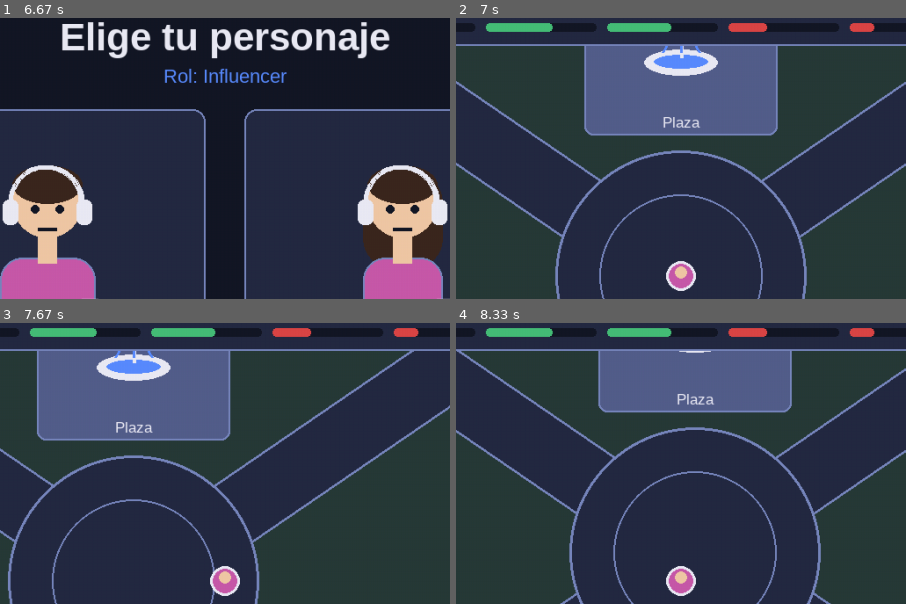
Above: before the commit, frames 1-4 (two rows, left to right).
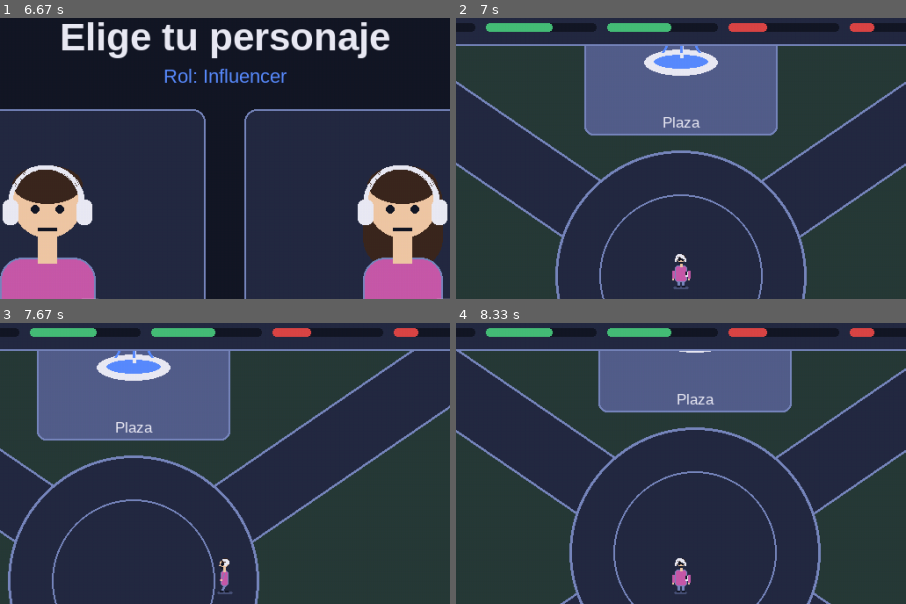
Above: after the commit, the same moments.

Repository: Jsvarela/POST-TRUTH
Game: pygame game, started from src/main.py
Two runs of this game, one before a commit and one after it. Both use one fixed random seed, a clock stepped at 60 frames per second and the inputs below.
Inputs (mouse positions are % of the whole screen's width and height, from its top left):
- Up to frame 1 (6.67 s): tap Enter at 0.33 s; hold D 0.67-1.13 s; move the mouse to (82, 47) at 0.7 s; hold W 1.17-1.47 s; hold A 2-2.53 s; hold S 2.57-2.87 s; hold W 3.33-3.7 s; hold D 3.73-4.37 s; hold S 4.4-4.77 s; hold A 4.8-5.27 s; hold D 5.3-5.77 s; hold W 5.8-6.1 s; tap Esc at 6.13 s; click "3. Influencer" at 6.52 s
- Up to frame 2 (7 s): tap 1 at 6.8 s
- Up to frame 3 (7.67 s): hold D 7.13-7.6 s; move the mouse to (47, 33) at 7.17 s; hold A from 7.63 s (still down)
- Up to frame 4 (8.33 s): release A at 8.17 s; hold S from 8.2 s (still down)
The pictures show only the part of the screen within x 25-75%, y 4-54%; the shares and areas given below are measured in that part.

Frame 1 is identical in both runs. In frame 2, 0.6% of the frame differs, in the area x 46-54%, y 83-98%; in frame 3, 0.6%; in frame 4, 0.6%.

Commit message:
Mundo: el personaje elegido se anima con las teclas; el arte recibe nombre y cuadro de la hoja de sprites

Diff:
--- a/src/post_truth/controllers/mundo_state.py
+++ b/src/post_truth/controllers/mundo_state.py
@@ -11,6 +11,7 @@
 Las teclas presionadas se guardan con KEYDOWN/KEYUP (no con pygame.key.get_pressed) para poder probar el
 movimiento sin ventana con eventos simulados.
 """
+import math
 import random
 
 import pygame
@@ -19,6 +20,7 @@
 from post_truth.controllers.base_state import BaseState
 from post_truth.decision_tree import load_trees
 from post_truth.models import Role
+from post_truth.models.animacion import AnimacionPersonaje
 from post_truth.models.mundo import MundoCiudad
 from post_truth.models.personaje import Genero, Personaje
 from post_truth.sesion import PartidaSesion
@@ -42,6 +44,7 @@
         self.presionadas: set[int] = set()
         self.aviso, self._t_aviso = "", 0.0
         self.guia = False
+        self.animacion = AnimacionPersonaje()
 
     # --- partida ------------------------------------------------------------------------
     @property
@@ -65,6 +68,7 @@
             self.mundo = MundoCiudad.cargar(RUTA_MUNDO)
             self.sesion.llegar(self.jugador_id, self.mundo.ultima_plaza)
             self.guia = False
+            self.animacion = AnimacionPersonaje()
         self.presionadas.clear()       # al volver de un lugar no queda ninguna tecla "pegada"
         self.aviso, self._t_aviso = "", 0.0
 
@@ -123,7 +127,9 @@
     def update(self, dt: float) -> None:
         dx = sum(DIRECCIONES[k][0] for k in self.presionadas)
         dy = sum(DIRECCIONES[k][1] for k in self.presionadas)
+        antes = self.mundo.jugador
         self.mundo.mover(dx, dy, dt, self._llegar)   # sin direccion no se mueve
+        self.animacion.actualizar(dx, dy, math.dist(antes, self.mundo.jugador), dt)
         self._t_aviso = max(0.0, self._t_aviso - dt)
         if self._t_aviso == 0:
             self.aviso = ""
@@ -136,7 +142,7 @@
             noticia=s.zona_noticia, evidencias=inv.lugares_pendientes() - {s.zona_noticia},
             accion=self.accion_disponible(),
             indicadores=s.ciudad.as_display_rows(), guia=ruta.zonas if ruta else (), aviso=self.aviso,
-            color_rol=list(Role).index(self.personaje.rol))
+            personaje=self.personaje, animacion=self.animacion)
 
     def draw(self, pantalla: pygame.Surface) -> None:
         dibujar_mundo(pantalla, self.app.fuentes, self.app.temas.actual, self.mundo, self.estado_vista())
--- a/src/post_truth/views/arte_mundo.py
+++ b/src/post_truth/views/arte_mundo.py
@@ -7,8 +7,10 @@
 import pygame
 
 from post_truth.config import px
+from post_truth.models.personaje import Personaje
 from post_truth.views.componentes import Fuentes
 from post_truth.views.mapa_view import _icono_zona
+from post_truth.views.personaje_view import dibujar_personaje_mundo
 from post_truth.views.theme import Tema
 
 Punto = tuple[int, int]
@@ -40,11 +42,10 @@
         img = fuentes.chica.render(nombre, True, tema.texto)
         pantalla.blit(img, img.get_rect(midbottom=(rect.centerx, rect.bottom - px(6))))
 
-    def personaje(self, pantalla: pygame.Surface, tema: Tema, centro: Punto, radio: int, color_rol: int) -> None:
-        # shortcut: personaje provisional (circulo con el color del rol); M9 lo cambia por un sprite
-        pygame.draw.circle(pantalla, tema.texto, centro, radio + px(3))
-        pygame.draw.circle(pantalla, tema.rol[color_rol % len(tema.rol)], centro, radio)
-        pygame.draw.circle(pantalla, tema.piel[0], (centro[0], centro[1] - radio // 3), max(2, radio // 2))
+    def personaje(self, pantalla: pygame.Surface, tema: Tema, pies: Punto, alto: int, personaje: Personaje,
+                  animacion: str, cuadro: int) -> None:
+        """`animacion` y `cuadro` son la fila y la columna de la futura hoja de sprites (models/animacion.py)."""
+        dibujar_personaje_mundo(pantalla, personaje, tema, pies, alto, animacion, cuadro)
 
 
 ARTE_FORMAS = ArteFormas()
--- a/src/post_truth/views/mundo_view.py
+++ b/src/post_truth/views/mundo_view.py
@@ -4,12 +4,15 @@
 El mundo (data/mundo.json) es mas grande que la pantalla: se ve una ventana de ANCHO/ESCALA x ALTO/ESCALA
 pixeles del mundo alrededor del jugador, y la camara se detiene en los bordes del mundo.
 """
-from dataclasses import dataclass
+from dataclasses import dataclass, field
 
 import pygame
 
 from post_truth.config import ALTO, ANCHO, ESCALA, px
+from post_truth.models import Role
+from post_truth.models.animacion import AnimacionPersonaje
 from post_truth.models.mundo import MundoCiudad
+from post_truth.models.personaje import Genero, Personaje
 from post_truth.views.arte_mundo import ARTE_FORMAS, ArteFormas
 from post_truth.views.componentes import Fuentes, ajustar_texto
 from post_truth.views.escena_view import RECT_HUD, _dibujar_hud
@@ -17,6 +20,7 @@
 from post_truth.views.theme import Tema
 
 AYUDA = "Caminar: WASD o flechas   |   E: entrar o buscar   |   G: guia   |   ESC: menu"
+ALTO_PERSONAJE = 3.2   # alto del personaje en radios de colision del jugador
 RECT_MINIMAPA = pygame.Rect(ANCHO - px(16) - px(220), RECT_HUD.bottom + px(12), px(220), px(138))
 
 
@@ -29,7 +33,8 @@
     indicadores: list = ()                     # filas del HUD (CityState.as_display_rows)
     guia: tuple[str, ...] = ()                 # ruta de plazas hacia la noticia (vacia: guia apagada)
     aviso: str = ""
-    color_rol: int = 0
+    personaje: Personaje = Personaje(Role.CITIZEN, Genero.MUJER)
+    animacion: AnimacionPersonaje = field(default_factory=AnimacionPersonaje)
 
 
 def camara(mundo: MundoCiudad, ancho: int = ANCHO, alto: int = ALTO) -> tuple[float, float]:
@@ -72,7 +77,10 @@
             _globo_noticia(pantalla, tema, fuentes, (rect.centerx, rect.top - px(8)))
         elif e.zona in estado.evidencias:
             _marca_evidencia(pantalla, tema, fuentes, (rect.centerx, rect.top - px(26)))
-    arte.personaje(pantalla, tema, a_pantalla(mundo.jugador, cam), px(mundo.radio_jugador), estado.color_rol)
+    # los pies van al borde inferior del circulo de colision; el cuerpo sobresale hacia arriba
+    x, y = mundo.jugador
+    arte.personaje(pantalla, tema, a_pantalla((x, y + mundo.radio_jugador), cam), px(ALTO_PERSONAJE * mundo.radio_jugador),
+                   estado.personaje, estado.animacion.nombre, estado.animacion.cuadro)
     if estado.indicadores:
         _dibujar_hud(pantalla, fuentes, tema, list(estado.indicadores))
     _minimapa(pantalla, tema, mundo, estado)
--- a/tests/test_mundo.py
+++ b/tests/test_mundo.py
@@ -401,6 +401,35 @@
                 imagenes.add(self.pygame.image.tobytes(self.app.pantalla, "RGB"))
             self.app.temas.siguiente()
         self.assertEqual(len(imagenes), 15)                              # 5 lugares x 3 temas, todos distintos
+
+    def test_el_personaje_se_anima_segun_las_teclas_y_el_movimiento(self) -> None:
+        pg = self.pygame
+        self.assertEqual(self.estado.animacion.nombre, "idle_abajo")
+        self.tecla(pg.K_d)
+        self.correr(0.3)
+        self.assertEqual(self.estado.animacion.nombre, "caminar_derecha")
+        self.tecla(pg.K_d, pg.KEYUP)
+        self.correr(0.1)
+        self.assertEqual(self.estado.animacion.nombre, "idle_derecha")      # quieto, mirando a donde iba
+        vista = self.estado.estado_vista()
+        self.assertIs(vista.animacion, self.estado.animacion)
+        self.assertEqual(vista.personaje, self.estado.personaje)
+
+    def test_el_arte_recibe_el_nombre_y_el_cuadro_de_la_animacion(self) -> None:
+        from post_truth.views.arte_mundo import ArteFormas
+        from post_truth.views.mundo_view import dibujar_mundo
+        recibido = []
+
+        class ArteEspia(ArteFormas):
+            def personaje(self, pantalla, tema, pies, alto, personaje, animacion, cuadro):
+                recibido.append((animacion, cuadro, personaje))
+                super().personaje(pantalla, tema, pies, alto, personaje, animacion, cuadro)
+        self.tecla(self.pygame.K_w)
+        self.correr(0.2)
+        dibujar_mundo(self.app.pantalla, self.app.fuentes, self.app.temas.actual, self.estado.mundo,
+                      self.estado.estado_vista(), arte=ArteEspia())
+        a = self.estado.animacion
+        self.assertEqual(recibido, [("caminar_arriba", a.cuadro, self.estado.personaje)])
 
     def test_el_arte_se_puede_reemplazar_sin_tocar_el_modelo(self) -> None:
         from post_truth.views.arte_mundo import ArteFormas
